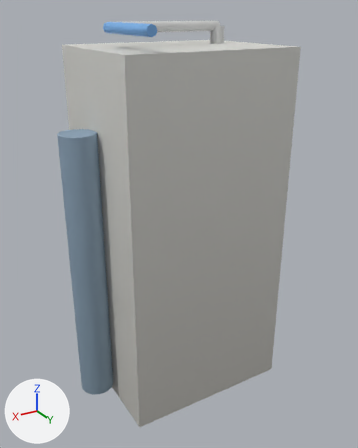
An edit to the glTF model models/kit/o2gen_steel.glb, drawn before and after from the same camera.
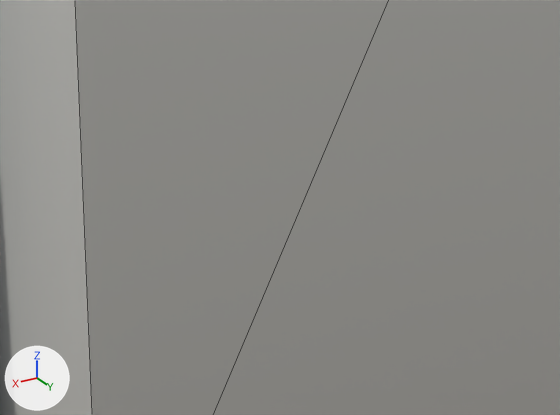
Old and new are each drawn whole from a 50 mm lens placed at (1.002, 1.805, 1.678), pointed at (-0.058, 0.039, 0.795) and again close up on the part from 31% to 73% of the width and 56% to 80% of the height. The axes (+X, +Y, +Z) are drawn at lower left. The lights are the same throughout. The last two pictures show the newer version. The close-ups show mesh edges as thin lines. Vertices at exactly the same position are counted once.

Names of what the first close-up shows: 'o2gen_steel'.
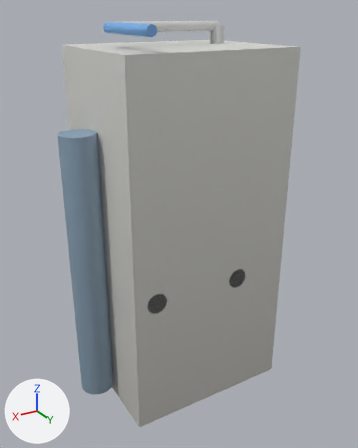
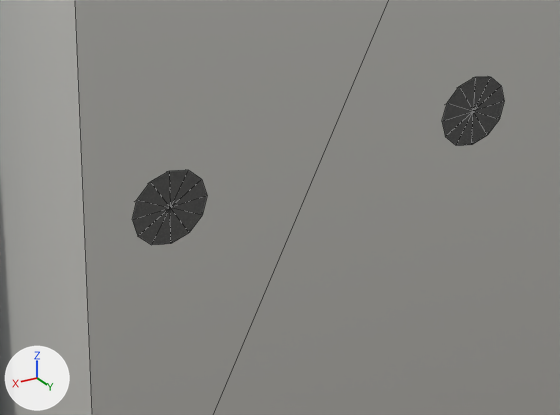
Pixel boxes (x1, y1, x2, y2) of what changed, in the close-ups (560 x 415 px):
part 1 of me_base, added
    after: (132, 170, 207, 245)
part 2 of me_base, added
    after: (442, 77, 504, 146)

Patch to the scene script:
```diff
--- a/models/kit/o2gen_steel.glb.py
+++ b/models/kit/o2gen_steel.glb.py
@@ me_base @@
 # used by ob_o2gen_steel; location = (0.0, 0.0, 0.0)
-me_base.from_pydata(...)  # 194 vertices, 320 faces; spans x -0.45..0.44, y -0.31..0.3, z 0.0..1.64
+me_base.from_pydata(...)  # 318 vertices, 560 faces; spans x -0.45..0.44, y -0.31..0.3, z 0.0..1.64
+# me_base part 1: a new loose piece of 62 vertices spanning x 0.16..0.25, y 0.22..0.3, z 0.56..0.64, in mat_steel
+# me_base part 2: a new loose piece of 62 vertices spanning x -0.25..-0.16, y 0.22..0.3, z 0.56..0.64, in mat_steel
 me_base.materials.append(mat_clad)
```
